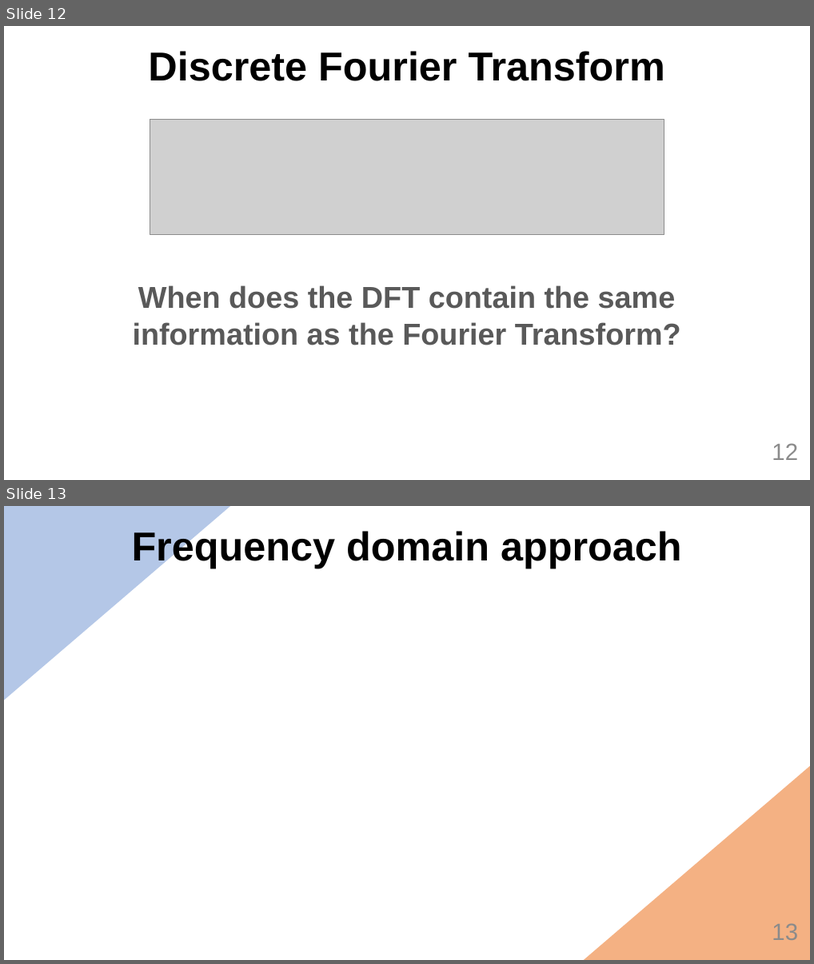
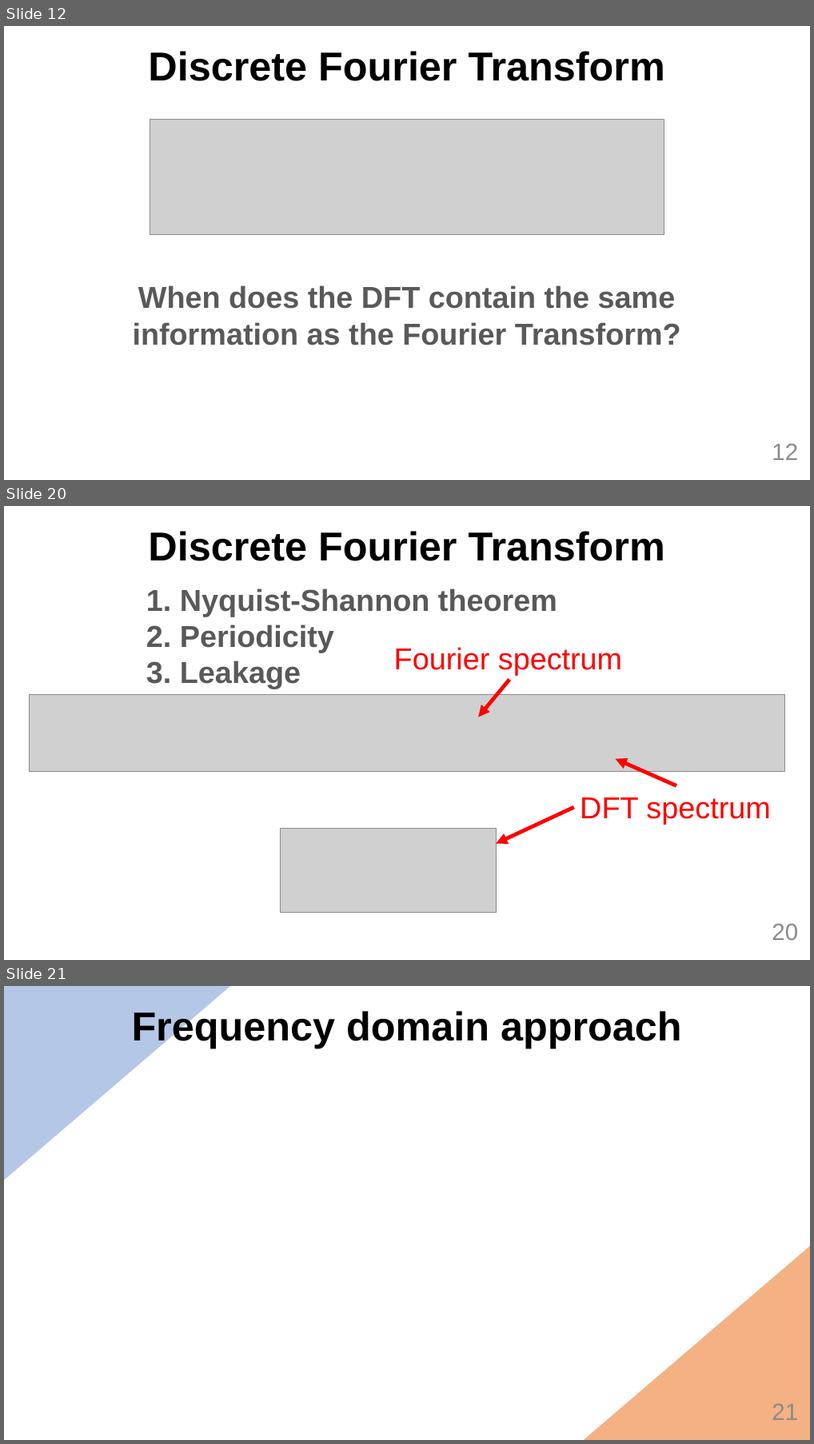
Before and after one commit to MarcBerneman/Master-thesis, a slide deck: Presentation/Thesis.pptx. Shown one above the other, each under a label of ours: slides 12 and 13 before the commit, slides 12, 20 and 21 after it; the slides between them are not shown. The pictures are 814x964 and 814x1444 pixels, drawn with LibreOffice and Linux fonts; fonts in the diff are those of the drawing; grey boxes stand for pictures; background and template pictures are left out. Boxes give left, top, right and bottom in pixels: in the first picture for what was removed or moved away, otherwise in the second. Text is boxed around its words. In the diff, an @@ line names an element or a change of style, - is before the commit and + after.

```diff
--- a/Presentation/Thesis.pptx
+++ b/Presentation/Thesis.pptx
@@ slide 20 added at (4, 506, 810, 960), background #FFFFFF @@
@@ text added at (148, 531, 666, 561), 48 pt, text #000000, bold @@
+Discrete Fourier Transform
@@ text added at (146, 588, 558, 689), 36 pt, text #595959, bold @@
+1. Nyquist-Shannon theorem
+2. Periodicity
+3. Leakage
@@ text added at (394, 647, 622, 675), 36 pt, text #FF0000 @@
+Fourier spectrum
@@ picture added at (30, 694, 786, 772) @@
@@ arrow added from (510, 679) to (479, 717), #FF0000 4.5 pt @@
@@ arrow added from (677, 785) to (616, 759), #FF0000 4.5 pt @@
@@ arrow added from (574, 808) to (497, 844), #FF0000 4.5 pt @@
@@ text added at (580, 797, 770, 824), 36 pt, text #FF0000 @@
+DFT spectrum
@@ picture added at (281, 828, 497, 912) @@
@@ page number added at (772, 923, 798, 940), 28 pt, text #8C8C8C @@
+20
@@ what was slide 13 is now slide 21 @@
@@ page number at (772, 1403, 798, 1420): text changed @@
-13
+21
```
Also in this commit, not shown: 1 slide changed, 7 other slides added, 10 other files.
